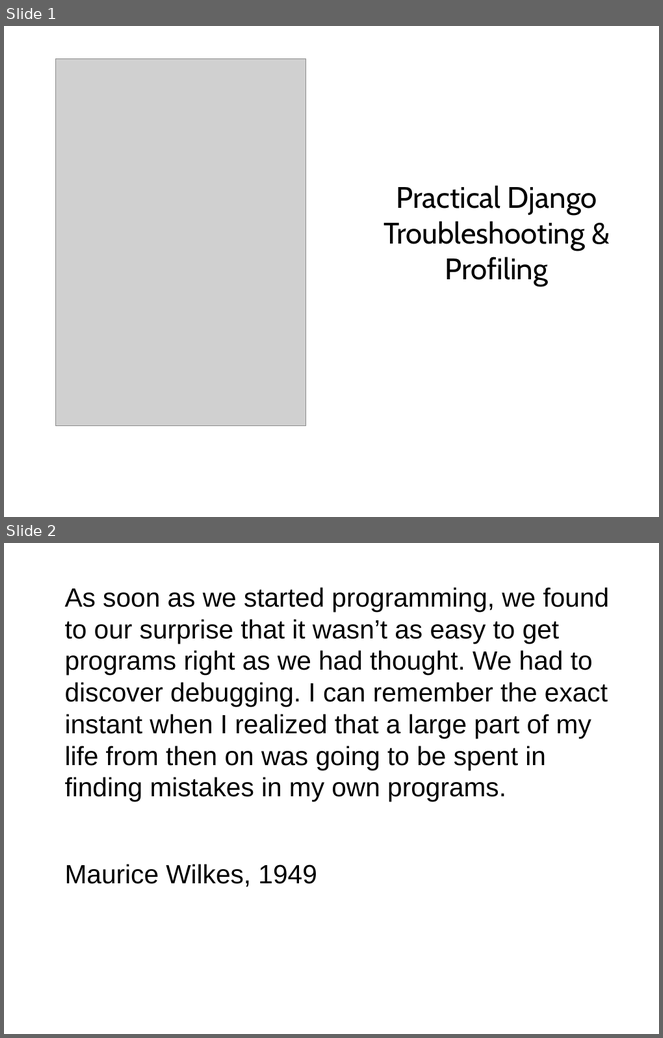
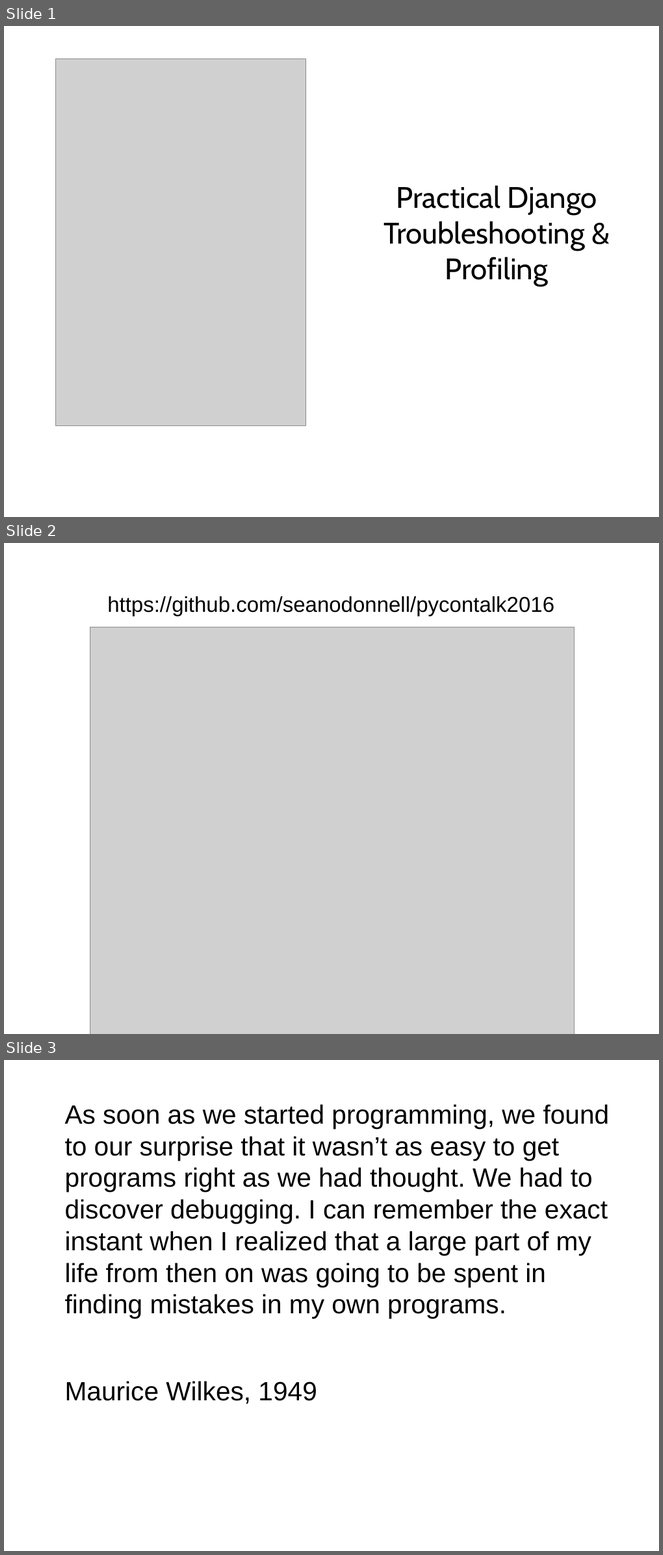
Before and after one commit to seanodonnell/pycontalk2016, a slide deck: debuggingandprofile.odp. Shown one above the other, each under a label of ours: slides 1 and 2 before the commit, slides 1, 2 and 3 after it. The pictures are 663x1038 and 663x1555 pixels, drawn with LibreOffice and Linux fonts; fonts in the diff are those of the drawing; grey boxes stand for pictures. Boxes give left, top, right and bottom in pixels: in the first picture for what was removed or moved away, otherwise in the second. Text is boxed around its words. In the diff, an @@ line names an element or a change of style, - is before the commit and + after.

Commit message:
adding github screenshot

```diff
--- a/debuggingandprofile.odp
+++ b/debuggingandprofile.odp
@@ slide 2 added at (4, 543, 659, 1034), background #FFFFFF @@
@@ title added at (107, 596, 555, 616), 26 pt, text #000000 @@
+https://github.com/seanodonnell/pycontalk2016
@@ picture added at (90, 627, 575, 1034) @@
@@ what was slide 2 is now slide 3 @@
```
Also in this commit, not shown: 1 slide removed.
